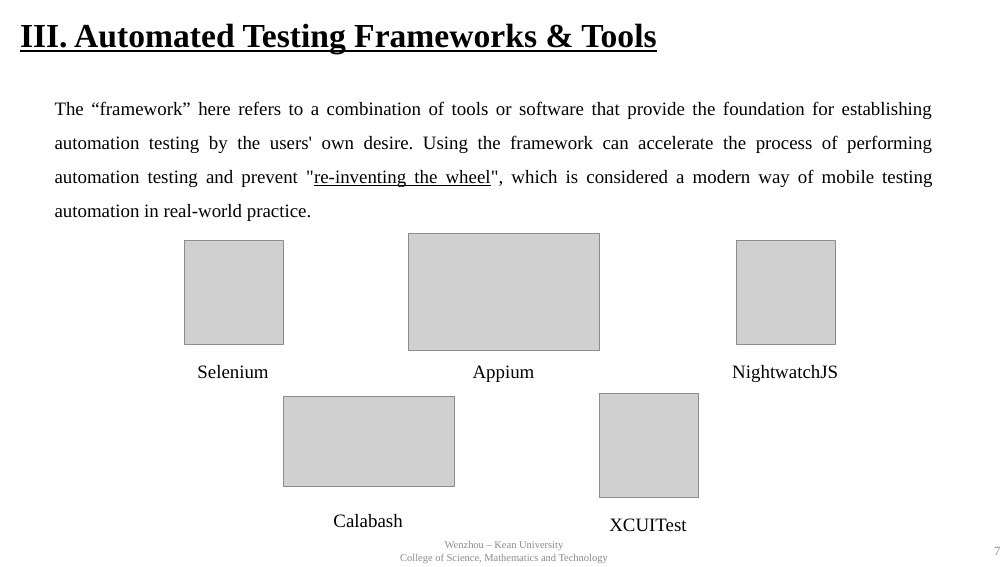
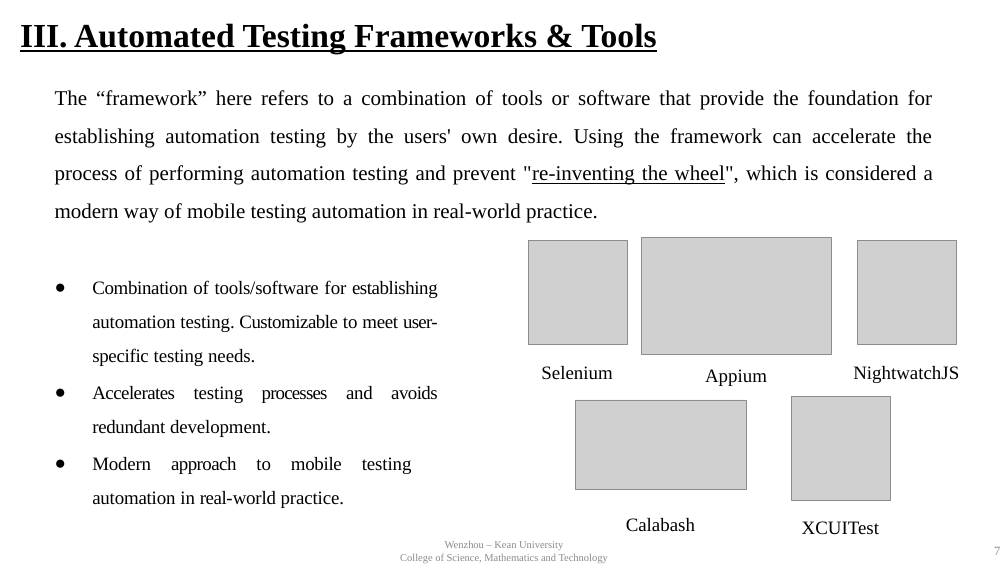
Before and after one commit to baocheng1989/sqa_paper, a slide deck: slide 7 of presentation.pptx. Drawn at 1008x567 pixels with LibreOffice and Linux fonts; fonts in the diff are those of the drawing; grey boxes stand for pictures; background and template pictures are left out. Boxes give left, top, right and bottom in pixels: in the first picture for what was removed or moved away, otherwise in the second. Text is boxed around its words. In the diff, an @@ line names an element or a change of style, - is before the commit and + after.

```diff
--- a/presentation.pptx
+++ b/presentation.pptx
@@ text "The “framework” here refers to ...": place and size @@
-text "The “framework” here refers to ..." at (55, 101, 932, 221)
+text "The “framework” here refers to ..." at (55, 90, 933, 223)
@@ text "The “framework” here refers to ..." at (55, 90, 933, 223): size 18 to 20 pt @@
@@ picture removed at (409, 234, 600, 351) @@
@@ picture added at (641, 237, 832, 355) @@
@@ picture removed at (185, 240, 284, 344) @@
@@ picture added at (529, 241, 628, 345) @@
@@ picture removed at (737, 240, 836, 344) @@
@@ picture added at (858, 241, 957, 345) @@
@@ text added at (92, 280, 438, 508), 18 pt, text #000000 @@
+● Combination of tools/software for establishing automation testing. Customizable to meet user-specific testing needs.
+● Accelerates testing processes and avoids redundant development.
+● Modern approach to mobile testing automation in real-world practice.
@@ text "Selenium": place and size @@
-text "Selenium" at (197, 365, 268, 378)
+text "Selenium" at (541, 366, 612, 379)
@@ text "NightwatchJS": place and size @@
-text "NightwatchJS" at (732, 365, 838, 382)
+text "NightwatchJS" at (853, 366, 959, 383)
@@ text "Appium": place and size @@
-text "Appium" at (473, 365, 535, 382)
+text "Appium" at (705, 369, 767, 386)
@@ picture: place and size @@
-picture at (284, 396, 454, 486)
+picture at (575, 400, 746, 490)
@@ picture: place and size @@
-picture at (599, 394, 698, 498)
+picture at (792, 396, 891, 500)
@@ text "Calabash": place and size @@
-text "Calabash" at (333, 514, 402, 528)
+text "Calabash" at (626, 518, 695, 532)
@@ text "XCUITest": place and size @@
-text "XCUITest" at (609, 518, 686, 532)
+text "XCUITest" at (802, 521, 879, 535)
```
Also in this commit, not shown: 9 other slides changed, 3 slides added, 2 other files.
